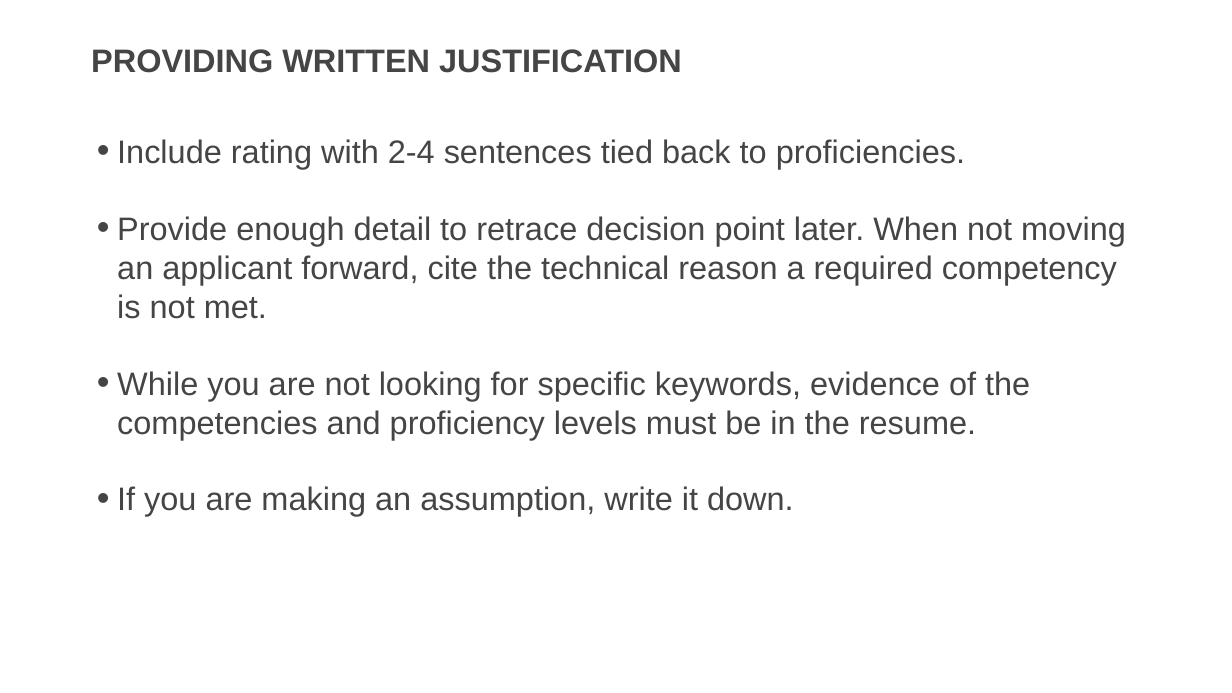
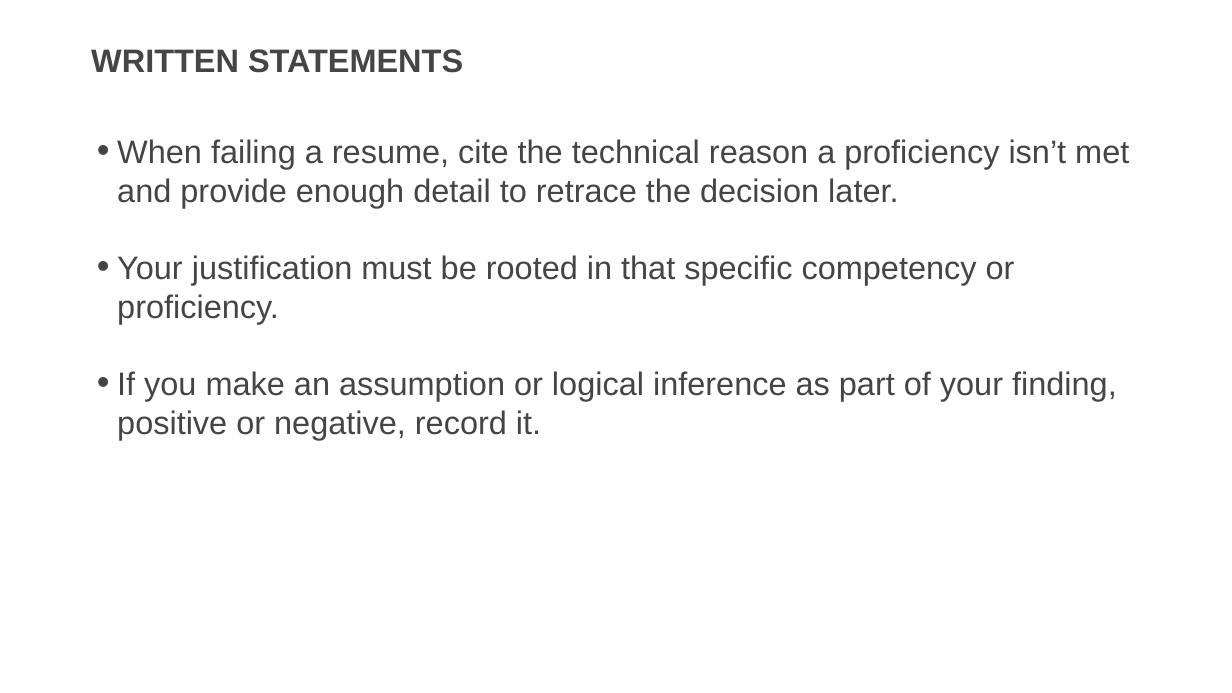
Before and after one commit to usds/SME-QA-Website, a slide deck: slide 11 of toolkit/reviewing-resumes/sme-training-resume-review.pptx (slide 9 before the commit). Drawn at 1232x693 pixels with LibreOffice and Linux fonts; fonts in the diff are those of the drawing. Boxes give left, top, right and bottom in pixels: in the first picture for what was removed or moved away, otherwise in the second. Text is boxed around its words. In the diff, an @@ line names an element or a change of style, - is before the commit and + after.

Commit message:
Update sme-training-resume-review.pptx
Update resume review template

```diff
--- a/toolkit/reviewing-resumes/sme-training-resume-review.pptx
+++ b/toolkit/reviewing-resumes/sme-training-resume-review.pptx
@@ title at (91,49,463,73): text changed @@
-PROVIDING WRITTEN JUSTIFICATION
+WRITTEN STATEMENTS
@@ text at (117,139,1129,440): text changed @@
-• Include rating with 2-4 sentences tied back to proficiencies.
-• Provide enough detail to retrace decision point later. When not moving an applicant forward, cite the technical reason a required competency is not met.
-• While you are not looking for specific keywords, evidence of the competencies and proficiency levels must be in the resume.
-• If you are making an assumption, write it down.
+• When failing a resume, cite the technical reason a proficiency isn’t met and provide enough detail to retrace the decision later.
+• Your justification must be rooted in that specific competency or proficiency.
+• If you make an assumption or logical inference as part of your finding, positive or negative, record it.
```
Also in this commit, not shown: 20 other slides changed, 10 slides added, 2 slides removed.
